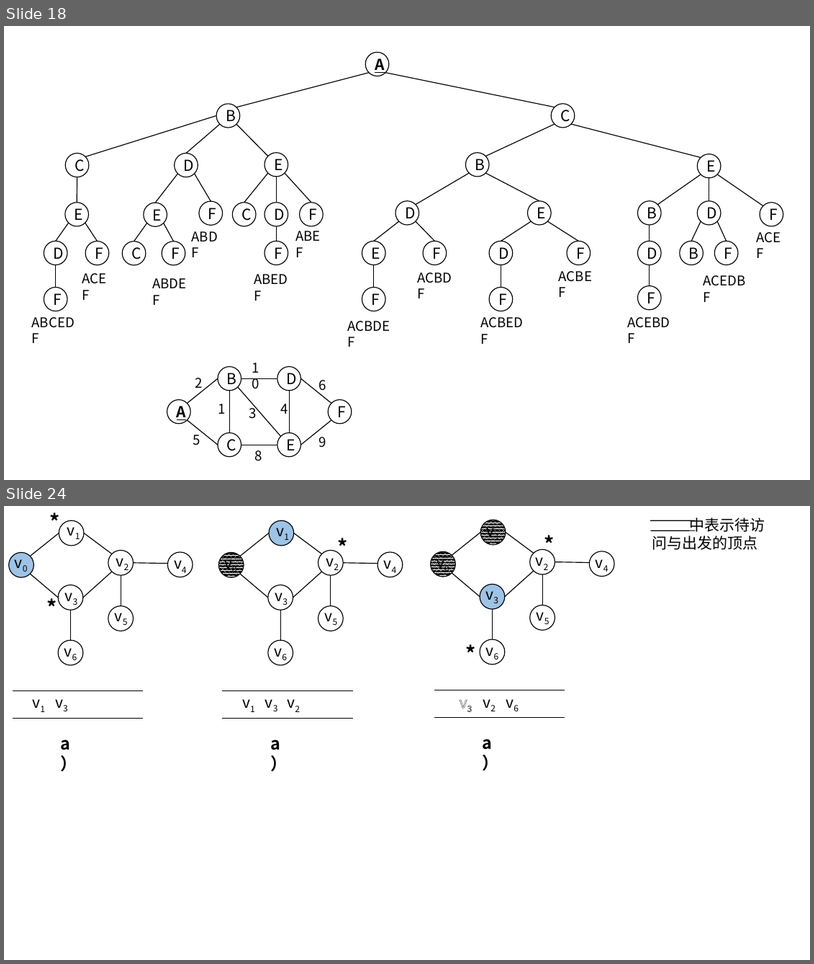
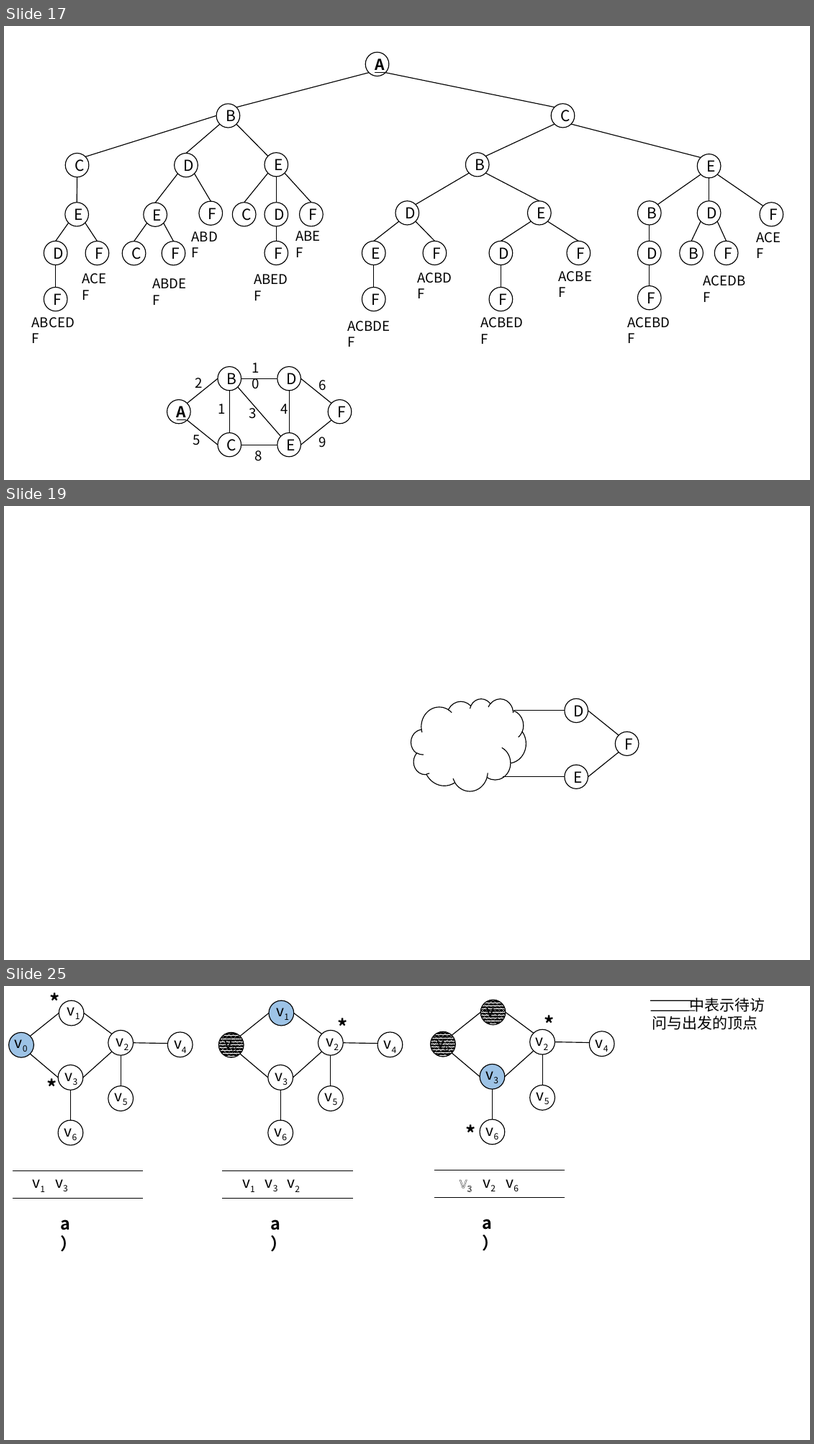
Before and after one commit to CoreLoop163/CoreLoopBooks, a slide deck: data_structure/assets/pics_and_ppts/ch5/画图用、.pptx. Shown one above the other, each under a label of ours: slides 18 and 24 before the commit, slides 17, 19 and 25 after it; the slides between them are not shown. The pictures are 814x964 and 814x1444 pixels, drawn with LibreOffice and Linux fonts; fonts in the diff are those of the drawing. Boxes give left, top, right and bottom in pixels: in the first picture for what was removed or moved away, otherwise in the second. Text is boxed around its words. In the diff, an @@ line names an element or a change of style, - is before the commit and + after.

```diff
--- a/data_structure/assets/pics_and_ppts/ch5/画图用、.pptx
+++ b/data_structure/assets/pics_and_ppts/ch5/画图用、.pptx
@@ slide 19 added at (x1=4, y1=506, x2=810, y2=960), background #FFFFFF @@
@@ cloud added at (x1=411, y1=698, x2=526, y2=791), fill #FFFFFF, outline #000000 1 pt @@
@@ ellipse added at (x1=565, y1=698, x2=589, y2=723), fill #FFFFFF, outline #000000 1 pt, 18 pt, text #000000 @@
+D
@@ line added from (565, 710) to (514, 710), #000000 1 pt @@
@@ line added from (619, 735) to (589, 710), #000000 1 pt @@
@@ ellipse added at (x1=615, y1=731, x2=639, y2=756), fill #FFFFFF, outline #000000 1 pt, 18 pt, text #000000 @@
+F
@@ line added from (589, 777) to (619, 752), #000000 1 pt @@
@@ line added from (565, 777) to (503, 777), #000000 1 pt @@
@@ ellipse added at (x1=565, y1=765, x2=589, y2=789), fill #FFFFFF, outline #000000 1 pt, 18 pt, text #000000 @@
+E
@@ what was slide 18 is now slide 17 @@
@@ what was slide 24 is now slide 25 @@
```
Also in this commit, not shown: 1 slide changed, 2 other slides added, 2 slides removed, 39 other files.
